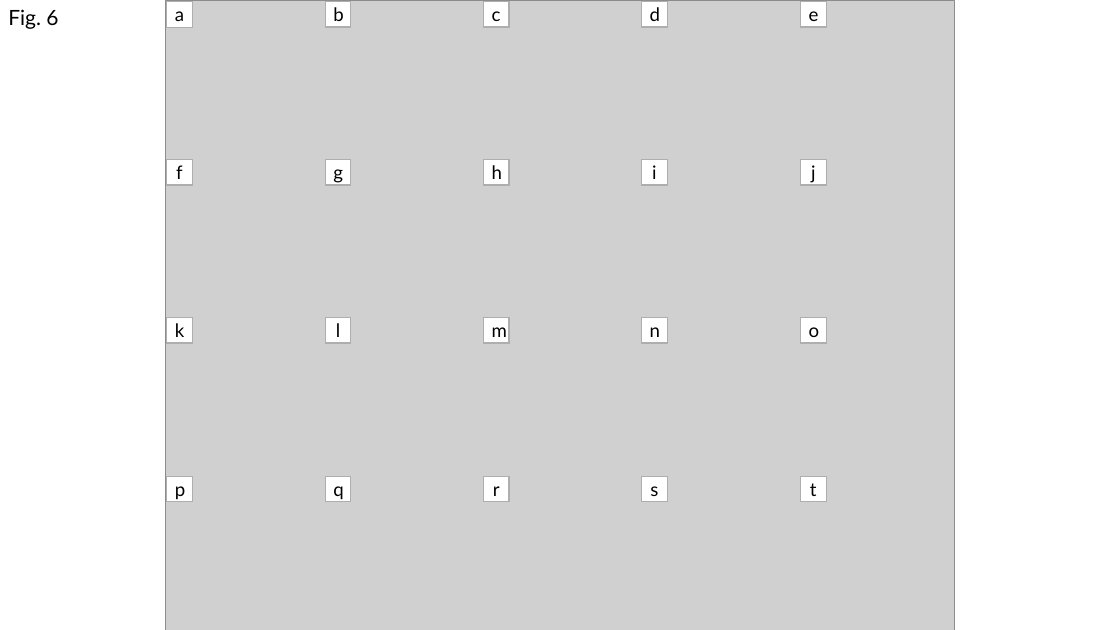
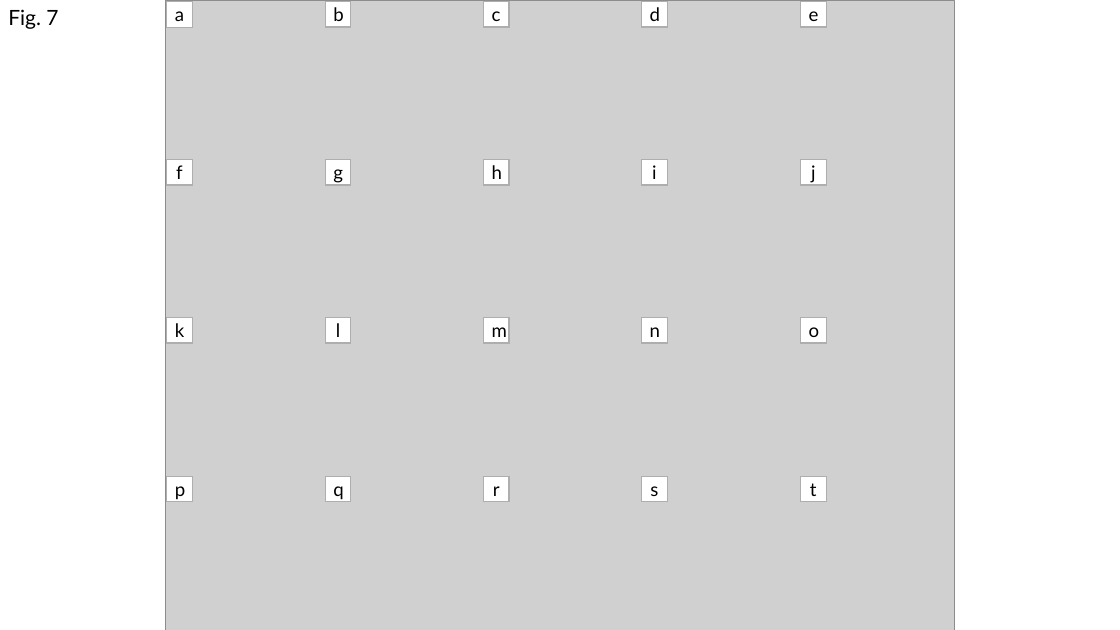
Before and after one commit to danielmwatkins/calval_tgrs, a slide deck: slide 7 of docs/paper_figures.pptx (slide 6 before the commit). Drawn at 1120x630 pixels with LibreOffice and Linux fonts; fonts in the diff are those of the drawing; grey boxes stand for pictures. Boxes give left, top, right and bottom in pixels: in the first picture for what was removed or moved away, otherwise in the second. Text is boxed around its words. In the diff, an @@ line names an element or a change of style, - is before the commit and + after.

```diff
--- a/docs/paper_figures.pptx
+++ b/docs/paper_figures.pptx
@@ text at (8,9,58,29): text changed @@
-Fig. 6
+Fig. 7
```
Also in this commit, not shown: 5 other slides changed, 1 other file.
